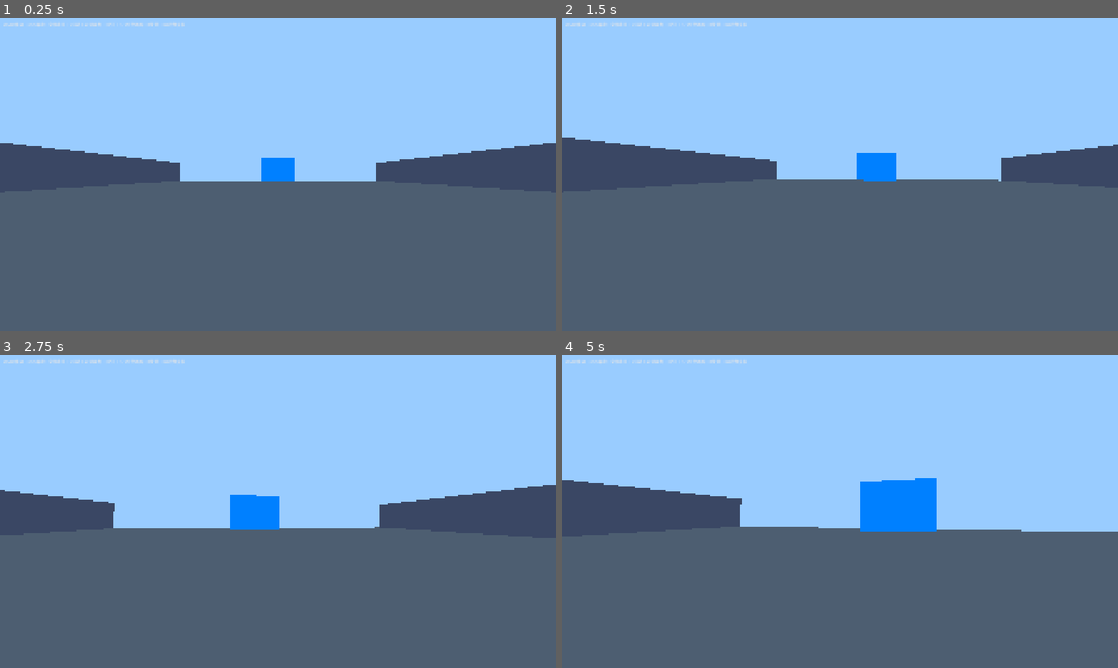
Above: before the commit, frames 1-4 (two rows, left to right).
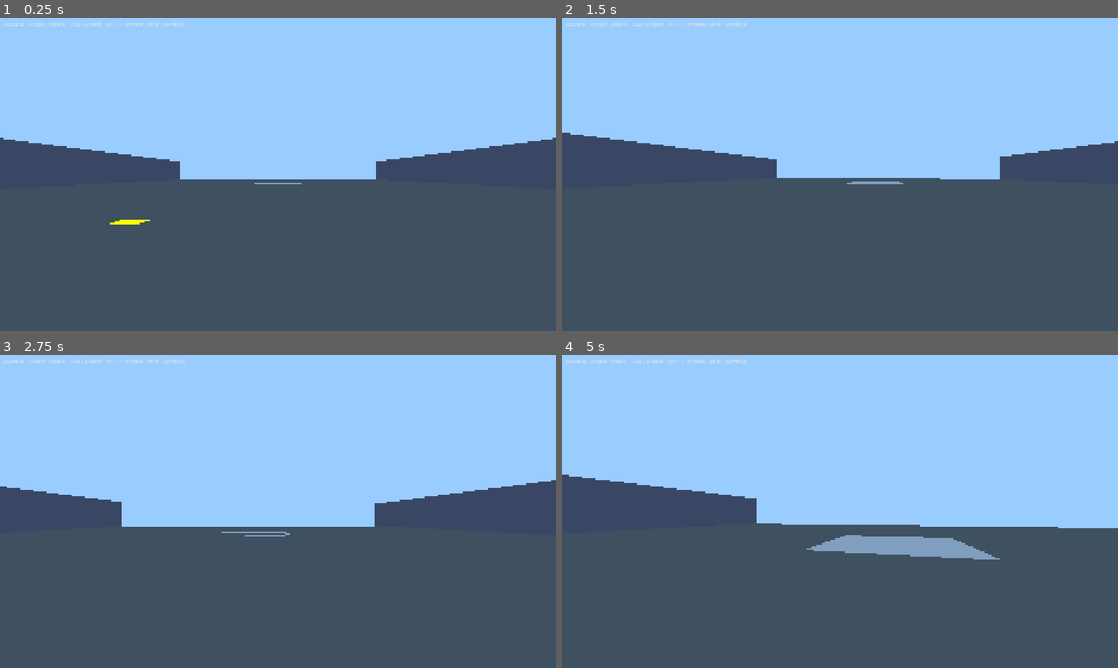
Above: after the commit, the same moments.

Repository: Potatopill98/let-s_go
Game: Godot game, scene res://modules/level/tests/level2_test.tscn
Two runs of this game, one before a commit and one after it. Both use one fixed random seed, a clock stepped at 60 frames per second and the inputs below. Before the commit the project starts from res://modules/level/tests/level1_test.tscn.
Inputs (mouse positions are in pixels of both pictures, inside the frame that each line leads up to):
- Up to frame 1 (0.25 s): no input
- Up to frame 2 (1.5 s): tap Enter at 0.5 s; move the mouse to (867, 174) at 0.52 s; hold W (move_forward) from 0.53 s (still down); tap E (interact) at 0.6, 1.35 s; click (867, 174) at 0.67 s; tap Space (jump) at 0.77 s; move the mouse to (812, 174) at 1.27 s
- Up to frame 3 (2.75 s): keep holding W (move_forward); tap Space (jump) at 1.52 s; move the mouse to (289, 505) at 2.02 s; tap Q at 2.1 s; tap E (interact) at 2.3 s
- Up to frame 4 (5 s): keep holding W (move_forward); move the mouse to (834, 517) at 2.77 s; tap 1 at 2.85 s; click (834, 517) at 2.92 s; tap Space (jump) at 3.02, 3.77, 4.52 s; tap E (interact) at 3.05, 3.8, 4.55 s; move the mouse to (878, 514) at 3.52 s; tap 2 at 3.6 s; move the mouse to (795, 508) at 4.27 s; tap Shift at 4.35 s

The runs differ from the first frame. In frame 1, 1.3% of the frame differs, in the area x 0-100%, y 38-66%; in frame 2, 1.4%; in frame 3, 1.9%; in frame 4, 5.0%.

Commit message:
feat: 第二层完整场景完成，武器台拾取+升降平台修理+15秒撤离倒计时+平台上升，怪物从第一层门涌入，UI显示倒计时

Diff:
--- /dev/null
+++ b/modules/level/elevator_platform.gd
@@ -0,0 +1,61 @@
+extends CharacterBody3D
+class_name ElevatorPlatform
+
+@export var rise_speed: float = 2.0
+@export var target_height: float = 10.0
+@export var countdown_time: float = 10.0
+@export var platform_size: Vector2 = Vector2(6, 6)
+
+var is_activated: bool = false
+var is_rising: bool = false
+var countdown_timer: float = 0.0
+var original_y: float = 0.0
+var target_y: float = 0.0
+
+signal countdown_started(time_left: float)
+signal countdown_tick(time_left: float)
+signal platform_risen()
+signal player_left_behind()
+
+@onready var collision_shape: CollisionShape3D = $CollisionShape3D
+
+func _ready() -> void:
+	original_y = position.y
+	target_y = original_y + target_height
+	add_to_group("elevator")
+	# 动态连接UI，避免场景加载顺序问题
+	countdown_started.connect(func(t): UIManager.show_countdown(t))
+	countdown_tick.connect(func(t): UIManager.show_countdown(t))
+	platform_risen.connect(func(): UIManager.hide_countdown())
+
+func _physics_process(delta: float) -> void:
+	if is_activated and not is_rising:
+		# 倒计时阶段
+		countdown_timer -= delta
+		countdown_tick.emit(countdown_timer)
+		if countdown_timer <= 0.0:
+			is_rising = true
+	if is_rising:
+		# 上升阶段
+		position.y = move_toward(position.y, target_y, rise_speed * delta)
+		# 带动站在平台上的玩家
+		move_and_slide()
+		if position.y >= target_y - 0.01:
+			position.y = target_y
+			is_rising = false
+			platform_risen.emit()
+
+# 修理完成后调用，启动倒计时
+func activate() -> void:
+	if is_activated:
+		return
+	is_activated = true
+	countdown_timer = countdown_time
+	countdown_started.emit(countdown_timer)
+
+# 重置平台（用于测试）
+func reset() -> void:
+	is_activated = false
+	is_rising = false
+	countdown_timer = 0.0
+	position.y = original_y
--- /dev/null
+++ b/modules/level/elevator_platform.tscn
@@ -0,0 +1,27 @@
+[gd_scene load_steps=5 format=3 uid="uid://elevator_001"]
+
+[ext_resource type="Script" path="res://modules/level/elevator_platform.gd" id="1"]
+
+[sub_resource type="StandardMaterial3D" id="PlatformMat"]
+albedo_color = Color(0.7, 0.7, 0.7, 1)
+emission_enabled = true
+emission = Color(0.3, 0.3, 0.3, 1)
+emission_energy_multiplier = 1.0
+
+[sub_resource type="CubeMesh" id="PlatformMesh"]
+material = SubResource("PlatformMat")
+size = Vector3(8, 0.5, 8)
+
+[sub_resource type="BoxShape3D" id="PlatformCol"]
+size = Vector3(8, 0.5, 8)
+
+[node name="ElevatorPlatform" type="CharacterBody3D"]
+script = ExtResource("1")
+target_height = 12.0
+countdown_time = 15.0
+
+[node name="Mesh" type="MeshInstance3D" parent="."]
+mesh = SubResource("PlatformMesh")
+
+[node name="CollisionShape3D" type="CollisionShape3D" parent="."]
+shape = SubResource("PlatformCol")
--- /dev/null
+++ b/modules/level/tests/level2_test.tscn
@@ -0,0 +1,193 @@
+[gd_scene load_steps=22 format=3 uid="uid://level2_001"]
+
+[ext_resource type="PackedScene" path="res://modules/player/player.tscn" id="1_player"]
+[ext_resource type="PackedScene" path="res://modules/monster/base_monster.tscn" id="2_monster"]
+[ext_resource type="Script" path="res://modules/interaction/repair_task.gd" id="3_repair"]
+[ext_resource type="Script" path="res://modules/weapon/weapon_pickup.gd" id="4_pickup"]
+[ext_resource type="PackedScene" path="res://modules/weapon/melee_weapon.tscn" id="5_melee"]
+[ext_resource type="PackedScene" path="res://modules/weapon/ranged_weapon.tscn" id="6_ranged"]
+[ext_resource type="PackedScene" path="res://modules/level/elevator_platform.tscn" id="7_elevator"]
+[ext_resource type="Script" path="res://modules/level/spawn_manager.gd" id="8_spawn"]
+
+[sub_resource type="StandardMaterial3D" id="GroundMat"]
+albedo_color = Color(0.35, 0.35, 0.35, 1)
+emission_enabled = true
+emission = Color(0.15, 0.15, 0.15, 1)
+emission_energy_multiplier = 1.0
+
+[sub_resource type="CubeMesh" id="GroundMesh"]
+material = SubResource("GroundMat")
+size = Vector3(60, 1, 70)
+
+[sub_resource type="BoxShape3D" id="GroundCol"]
+size = Vector3(60, 1, 70)
+
+[sub_resource type="StandardMaterial3D" id="WallMat"]
+albedo_color = Color(0.3, 0.3, 0.35, 1)
+emission_enabled = true
+emission = Color(0.15, 0.15, 0.18, 1)
+emission_energy_multiplier = 1.0
+
+[sub_resource type="CubeMesh" id="WallMesh"]
+material = SubResource("WallMat")
+size = Vector3(2, 6, 70)
+
+[sub_resource type="BoxShape3D" id="WallCol"]
+size = Vector3(2, 6, 70)
+
+[sub_resource type="CubeMesh" id="BackWallMesh"]
+material = SubResource("WallMat")
+size = Vector3(60, 6, 2)
+
+[sub_resource type="BoxShape3D" id="BackWallCol"]
+size = Vector3(60, 6, 2)
+
+[sub_resource type="StandardMaterial3D" id="DoorMat"]
+albedo_color = Color(0.0, 0.3, 1.0, 1)
+emission_enabled = true
+emission = Color(0.0, 0.3, 1.0, 1)
+emission_energy_multiplier = 1.5
+
+[sub_resource type="CubeMesh" id="DoorMesh"]
+material = SubResource("DoorMat")
+size = Vector3(8, 6, 0.5)
+
+[sub_resource type="StandardMaterial3D" id="YellowMat"]
+albedo_color = Color(1.0, 1.0, 0.0, 1)
+emission_enabled = true
+emission = Color(1.0, 1.0, 0.0, 1)
+emission_energy_multiplier = 2.0
+
+[sub_resource type="CubeMesh" id="PickupMesh"]
+material = SubResource("YellowMat")
+size = Vector3(1, 1, 1)
+
+[sub_resource type="CapsuleShape3D" id="PickupCol"]
+radius = 1.5
+height = 3.0
+
+[sub_resource type="StandardMaterial3D" id="GreenMat"]
+albedo_color = Color(0.0, 1.0, 0.0, 1)
+emission_enabled = true
+emission = Color(0.0, 1.0, 0.0, 1)
+emission_energy_multiplier = 2.0
+
+[sub_resource type="CylinderMesh" id="RepairMesh"]
+material = SubResource("GreenMat")
+top_radius = 3.5
+bottom_radius = 3.5
+height = 0.3
+
+[sub_resource type="CapsuleShape3D" id="RepairCol"]
+radius = 3.5
+height = 4.0
+
+[sub_resource type="Environment" id="Env"]
+background_mode = 1
+background_color = Color(0.6, 0.8, 1.0, 1)
+ambient_light_energy = 4.0
+ambient_light_source = 0
+ambient_light_color = Color(1, 1, 1, 1)
+
+[node name="Level2" type="Node3D"]
+
+[node name="WorldEnv" type="WorldEnvironment" parent="."]
+environment = SubResource("Env")
+
+[node name="Sun" type="DirectionalLight3D" parent="."]
+rotation = Vector3(-60, 0, 0)
+light_energy = 4.0
+
+; 地面
+[node name="Ground" type="MeshInstance3D" parent="."]
+mesh = SubResource("GroundMesh")
+position.y = -0.5
+[node name="GroundBody" type="StaticBody3D" parent="Ground"]
+[node name="GroundShape" type="CollisionShape3D" parent="Ground/GroundBody"]
+shape = SubResource("GroundCol")
+
+; 左右围墙
+[node name="LeftWall" type="MeshInstance3D" parent="."]
+mesh = SubResource("WallMesh")
+position = Vector3(-31, 3, 0)
+[node name="LeftWallBody" type="StaticBody3D" parent="LeftWall"]
+[node name="LeftWallShape" type="CollisionShape3D" parent="LeftWall/LeftWallBody"]
+shape = SubResource("WallCol")
+
+[node name="RightWall" type="MeshInstance3D" parent="."]
+mesh = SubResource("WallMesh")
+position = Vector3(31, 3, 0)
+[node name="RightWallBody" type="StaticBody3D" parent="RightWall"]
+[node name="RightWallShape" type="CollisionShape3D" parent="RightWall/RightWallBody"]
+shape = SubResource("WallCol")
+
+; 后面是第一层过来的门（已经打开，怪物从这里涌进来）
+[node name="EntranceDoor" type="MeshInstance3D" parent="."]
+mesh = SubResource("DoorMesh")
+position = Vector3(0, 3, 32)
+
+; 玩家出生点（刚从第一层门进来）
+[node name="Player" parent="." instance=ExtResource("1_player")]
+position = Vector3(0, 0, 27)
+max_health = 1000.0
+current_health = 1000.0
+
+; 武器台：左边木棒，右边手枪，在玩家前方
+[node name="MeleePickup" type="Area3D" parent="."]
+position = Vector3(-5, 0, 20)
+script = ExtResource("4_pickup")
+weapon_scene = ExtResource("5_melee")
+weapon_name = "木棒"
+[node name="CollisionShape3D" type="CollisionShape3D" parent="MeleePickup"]
+shape = SubResource("PickupCol")
+[node name="Mesh" type="MeshInstance3D" parent="MeleePickup"]
+mesh = SubResource("PickupMesh")
+position.y = 1.0
+
+[node name="RangedPickup" type="Area3D" parent="."]
+position = Vector3(5, 0, 20)
+script = ExtResource("4_pickup")
+weapon_scene = ExtResource("6_ranged")
+weapon_name = "手枪"
+[node name="CollisionShape3D" type="CollisionShape3D" parent="RangedPickup"]
+shape = SubResource("PickupCol")
+[node name="Mesh" type="MeshInstance3D" parent="RangedPickup"]
+mesh = SubResource("PickupMesh")
+position.y = 1.0
+
+; 升降平台在场景中央
+[node name="Elevator" parent="." instance=ExtResource("7_elevator")]
+position = Vector3(0, 0.25, -10)
+
+; 升降平台修理区域在平台旁边
+[node name="ElevatorRepair" type="Area3D" parent="."]
+position = Vector3(0, 0, -16)
+script = ExtResource("3_repair")
+required_progress = 200.0
+repair_speed_per_player = 10.0
+[node name="CollisionShape3D" type="CollisionShape3D" parent="ElevatorRepair"]
+shape = SubResource("RepairCol")
+[node name="ZoneMesh" type="MeshInstance3D" parent="ElevatorRepair"]
+mesh = SubResource("RepairMesh")
+position.y = 0.15
+
+; 刷怪点：在第一层门的位置，怪物从那里涌进来
+[node name="SpawnPoint1" type="Node3D" parent="."]
+position = Vector3(-4, 0, 30)
+[node name="SpawnPoint2" type="Node3D" parent="."]
+position = Vector3(0, 0, 30)
+[node name="SpawnPoint3" type="Node3D" parent="."]
+position = Vector3(4, 0, 30)
+
+; 刷怪管理器：怪物从第一层门涌入，随修理进度加快
+[node name="SpawnManager" type="Node3D" parent="."]
+script = ExtResource("8_spawn")
+monster_scene = ExtResource("2_monster")
+base_spawn_interval = 5.0
+min_spawn_interval = 1.2
+max_monsters = 25
+spawn_point_paths = [NodePath("../SpawnPoint1"), NodePath("../SpawnPoint2"), NodePath("../SpawnPoint3")]
+repair_progress_ref = NodePath("../ElevatorRepair")
+
+[connection signal="repair_completed" from="ElevatorRepair" to="Elevator" method="activate"]
+[connection signal="repair_completed" from="ElevatorRepair" to="SpawnManager" method="_on_repair_completed"]
--- a/modules/ui/ui_manager.gd
+++ b/modules/ui/ui_manager.gd
@@ -4,6 +4,7 @@
 var progress_bar: ProgressBar = null
 var message_container: VBoxContainer = null
 var controls_hint: Label = null
+var countdown_label: Label = null
 
 @export var message_duration: float = 3.0
 
@@ -48,6 +49,17 @@
 	message_container.offset_right = -10.0
 	message_container.alignment = VBoxContainer.ALIGNMENT_END
 	add_child(message_container)
+	# 撤离倒计时标签
+	countdown_label = Label.new()
+	countdown_label.anchor_right = 1.0
+	countdown_label.anchor_bottom = 1.0
+	countdown_label.offset_bottom = -200.0
+	countdown_label.horizontal_alignment = HORIZONTAL_ALIGNMENT_CENTER
+	countdown_label.add_theme_font_size_override("font_size", 48)
+	countdown_label.add_theme_color_override("font_color", Color(1, 0.2, 0.2, 1))
+	countdown_label.add_theme_color_override("font_shadow_color", Color(0, 0, 0, 1))
+	countdown_label.visible = false
+	add_child(countdown_label)
 
 # 显示交互提示
 func show_interaction_prompt(text: String) -> void:
@@ -88,3 +100,12 @@
 	)
 	msg_label.add_child(timer)
 	timer.start()
+
+# 显示撤离倒计时
+func show_countdown(time_left: float) -> void:
+	countdown_label.visible = true
+	countdown_label.text = "撤离倒计时：%d秒" % ceil(time_left)
+
+# 隐藏倒计时
+func hide_countdown() -> void:
+	countdown_label.visible = false
--- a/project.godot
+++ b/project.godot
@@ -18,7 +18,7 @@
 [application]
 
 config/name="Lab Escape 3D Co-op Demo"
-run/main_scene="res://modules/level/tests/level1_test.tscn"
+run/main_scene="res://modules/level/tests/level2_test.tscn"
 config/features=PackedStringArray("4.7", "Forward Plus")
 
 [display]
